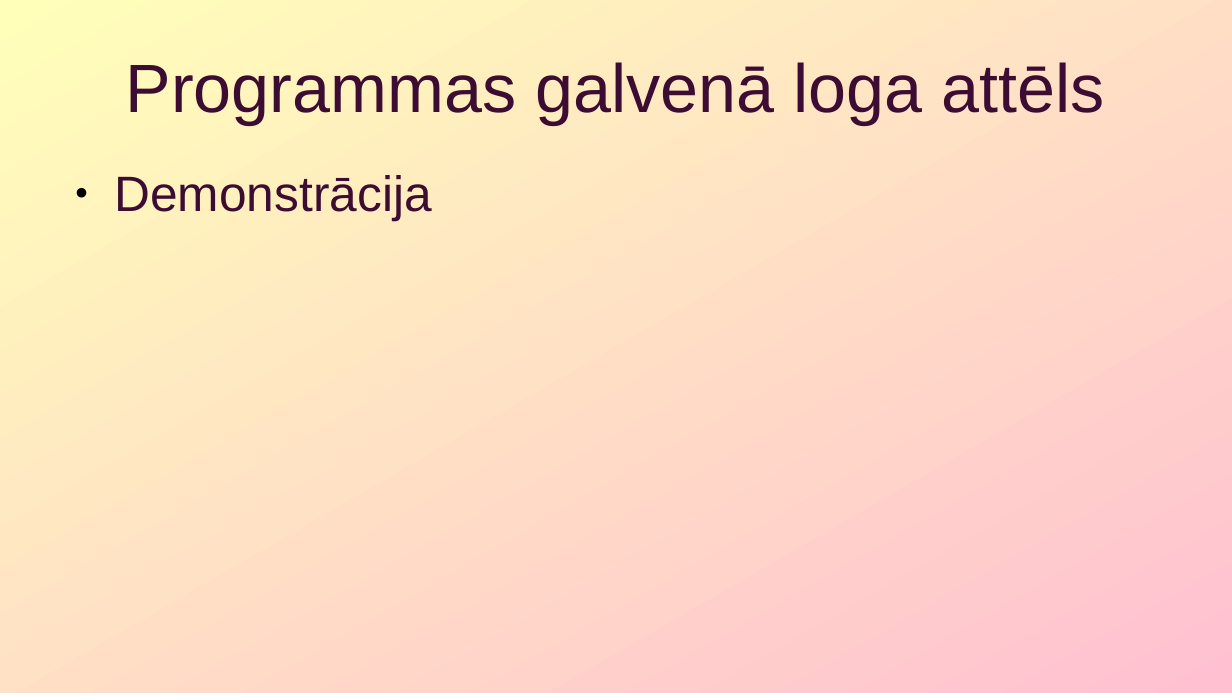
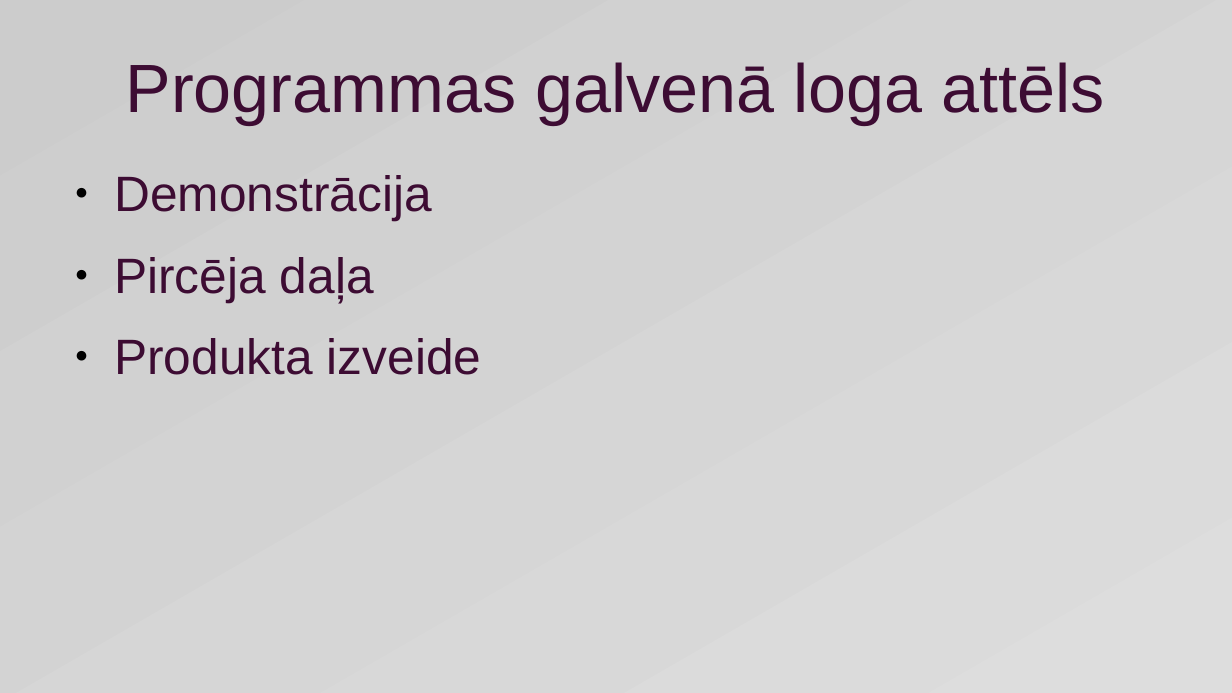
Before and after one commit to rvtprog-kval-21/d41-DenissStrombergs-InternetaVeikalaDatuUzskaitesAutomatizetaSistema, a slide deck: slide 8 of dokumentacija/prezentacija.pptx. Drawn at 1232x693 pixels with LibreOffice and Linux fonts; fonts in the diff are those of the drawing. Boxes give left, top, right and bottom in pixels: in the first picture for what was removed or moved away, otherwise in the second. Text is boxed around its words. In the diff, an @@ line names an element or a change of style, - is before the commit and + after.

```diff
--- a/dokumentacija/prezentacija.pptx
+++ b/dokumentacija/prezentacija.pptx
@@ background gradient #FFFFB9 to #FFC0D1 to gradient #CCCCCC to #DDDDDD @@
@@ text at box(114, 257, 482, 375): paragraphs added @@
+● Pircēja daļa
+● Produkta izveide
```
Also in this commit, not shown: 4 other slides changed, 4 slides added, 4 slides removed, 2 other files.
